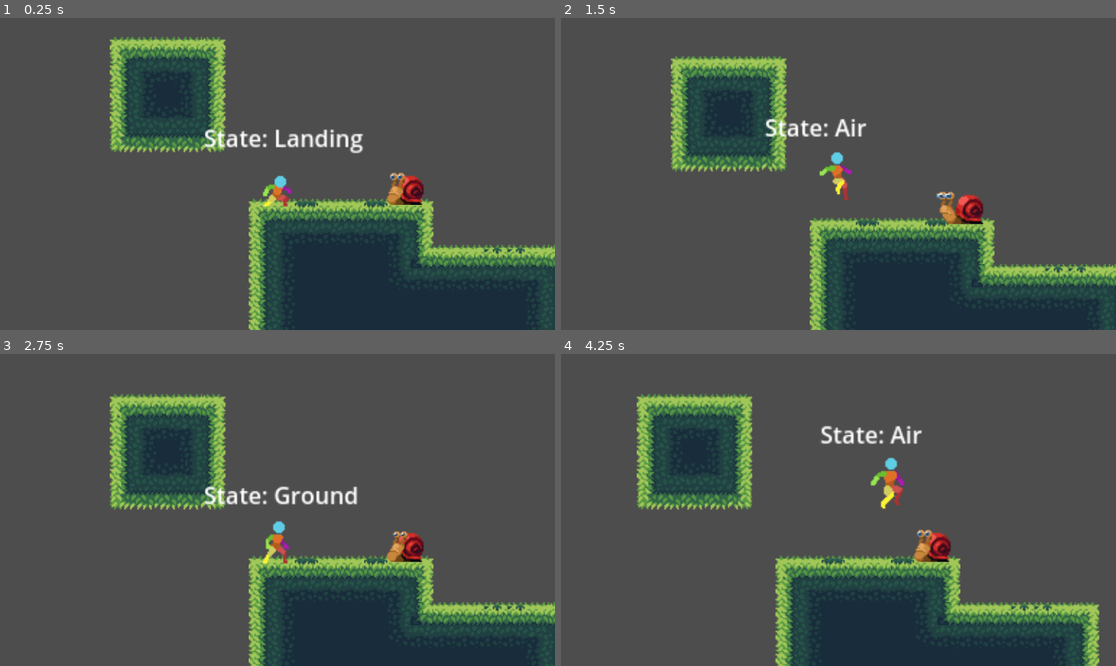
Above: before the commit, frames 1-4 (two rows, left to right).
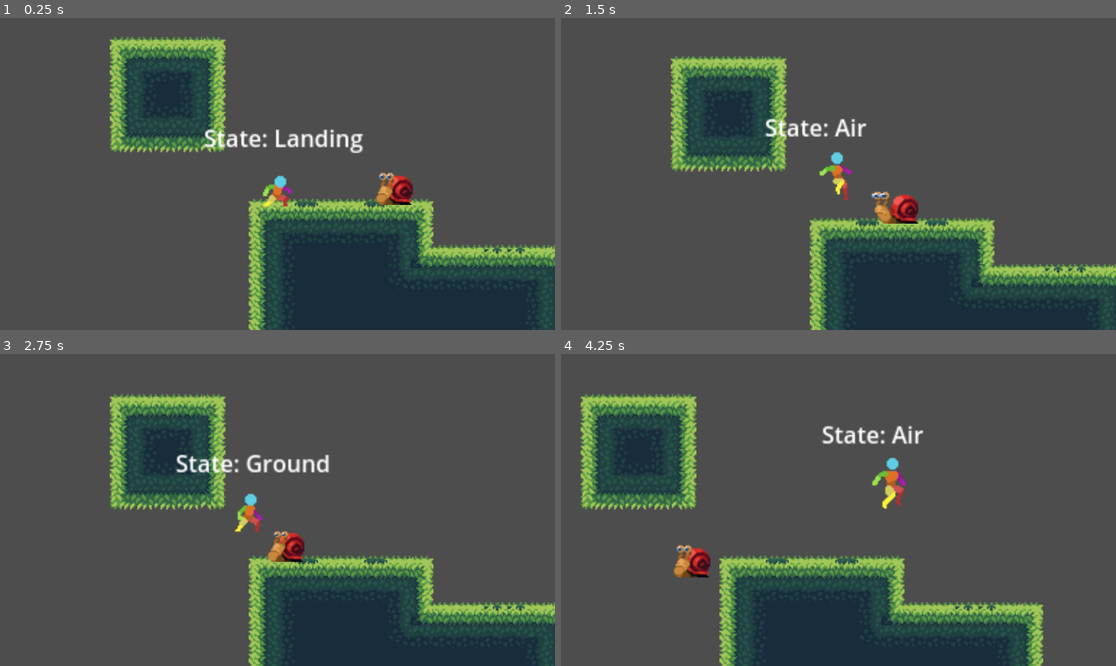
Above: after the commit, the same moments.

Repository: Allus-Interactive/platform-combat-game
Game: Godot game, scene res://scenes/main.tscn
The game is run twice, just before and just after one commit, with the same random seed, the same clock (stepped at 60 frames per second) and the same inputs.
Inputs:
- Up to frame 1 (0.25 s): no input
- Up to frame 2 (1.5 s): hold P (attack) 0.53-1.28 s; hold Right (ui_right) from 0.53 s (still down); tap Space (jump) at 0.77 s; tap O (roll) at 1.35 s
- Up to frame 3 (2.75 s): tap Space (jump) at 1.52 s; release Right (ui_right) at 2.03 s; hold Left (ui_left) from 2.03 s (still down); hold P (attack) from 2.03 s (still down)
- Up to frame 4 (4.25 s): release Left (ui_left) at 2.78 s; release P (attack) at 2.78 s; hold Right (ui_right) from 2.78 s (still down); tap O (roll) at 2.85 s; tap Space (jump) at 3.02, 3.77 s; hold P (attack) from 3.53 s (still down)

The runs differ from the first frame. In frame 1, 0.7% of the frame differs, in the area x 67-77%, y 49-60%; in frame 2, 1.3%; in frame 3, 3.2%; in frame 4, 22%, in the area x 3-97%, y 12-100%.

Commit message:
added basic enemy movement

Diff:
--- a/scenes/enemies/snail.gd
+++ b/scenes/enemies/snail.gd
@@ -2,7 +2,8 @@
 
 @onready var animation_tree : AnimationTree = $AnimationTree
 
-const SPEED = 300.0
+@export var starting_move_direction : Vector2 = Vector2.LEFT
+@export var movement_speed : float = 30.0
 
 # Get the gravity from the project settings to be synced with RigidBody nodes.
 var gravity = ProjectSettings.get_setting("physics/2d/default_gravity")
@@ -15,12 +16,11 @@
 	if not is_on_floor():
 		velocity.y += gravity * delta
 
-	# Get the input direction and handle the movement/deceleration.
-	# As good practice, you should replace UI actions with custom gameplay actions.
-#	var direction = Input.get_axis("ui_left", "ui_right")
-#	if direction:
-#		velocity.x = direction * SPEED
-#	else:
-#		velocity.x = move_toward(velocity.x, 0, SPEED)
+	# Set direction to the starting move direction vector
+	var direction : Vector2 = starting_move_direction
+	if direction:
+		velocity.x = direction.x * movement_speed
+	else:
+		velocity.x = move_toward(velocity.x, 0, movement_speed)
 
 	move_and_slide()
